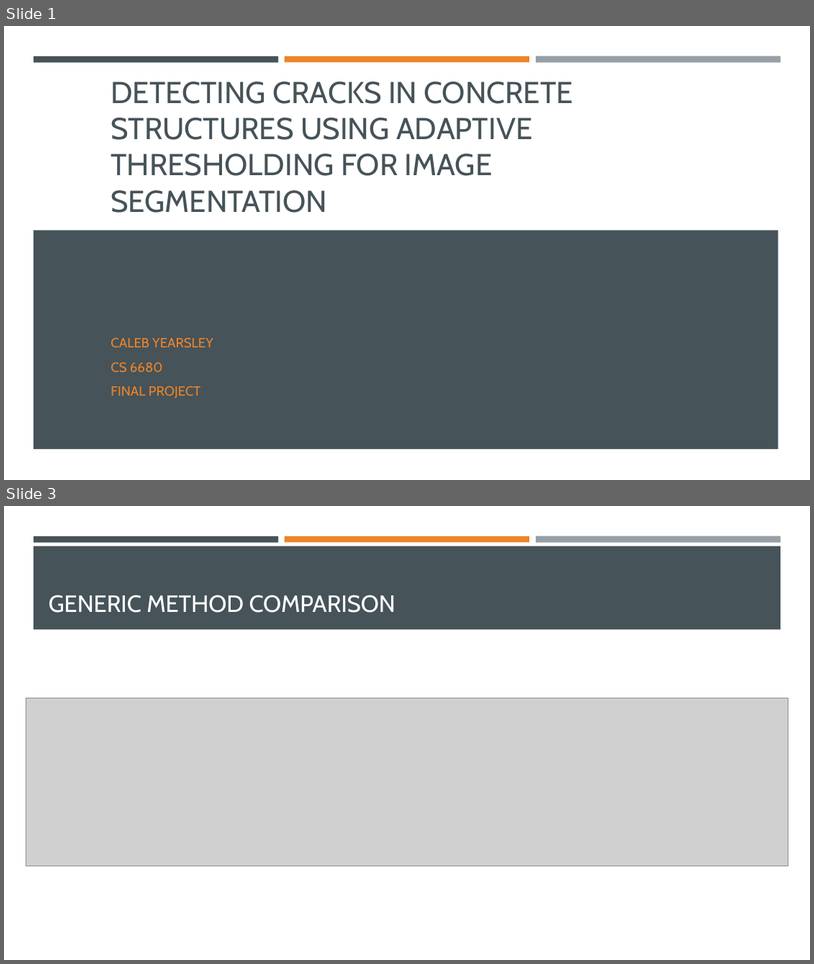
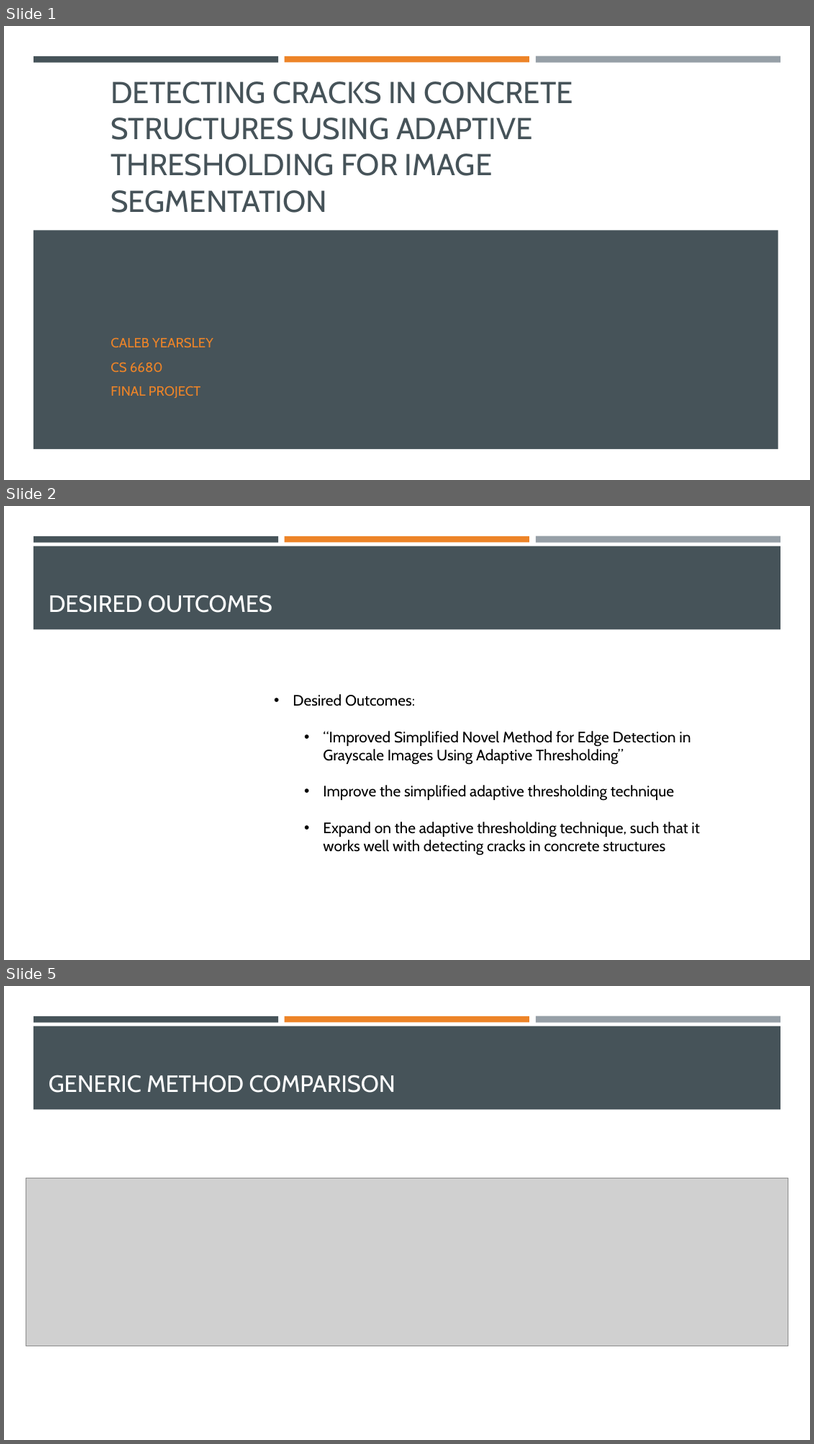
Before and after one commit to cyearsley/cs6680-DCCSUATFIS, a slide deck: Detecting Cracks in Concrete Structures Using Adaptive Thresholding.pptx. Shown one above the other, each under a label of ours: slides 1 and 3 before the commit, slides 1, 2 and 5 after it; the slides between them are not shown. The pictures are 814x964 and 814x1444 pixels, drawn with LibreOffice and Linux fonts; fonts in the diff are those of the drawing; grey boxes stand for pictures. Boxes give left, top, right and bottom in pixels: in the first picture for what was removed or moved away, otherwise in the second. Text is boxed around its words. In the diff, an @@ line names an element or a change of style, - is before the commit and + after.

Commit message:
Do some work on the powerpoint presentation. Update the 'add border' function to handle edge detect on image edges more accurate.

```diff
--- a/Detecting Cracks in Concrete Structures Using Adaptive Thresholding.pptx
+++ b/Detecting Cracks in Concrete Structures Using Adaptive Thresholding.pptx
@@ slide 2 added at [4,506,810,960], background #FFFFFF; not listed: 4 template elements that a slide beside it also shows @@
@@ title added at [49,595,273,613], 28 pt, text #FFFFFF @@
+DESIRED OUTCOMES
@@ text added at [293,694,700,855], 18 pt, text #000000 @@
+• Desired Outcomes:
+  • “Improved Simplified Novel Method for Edge Detection in Grayscale Images Using Adaptive Thresholding”
+  • Improve the simplified adaptive thresholding technique
+  • Expand on the adaptive thresholding technique, such that it works well with detecting cracks in concrete structures
@@ what was slide 3 is now slide 5 @@
```
Also in this commit, not shown: 1 slide changed, 1 other slide added, 1 other file.
